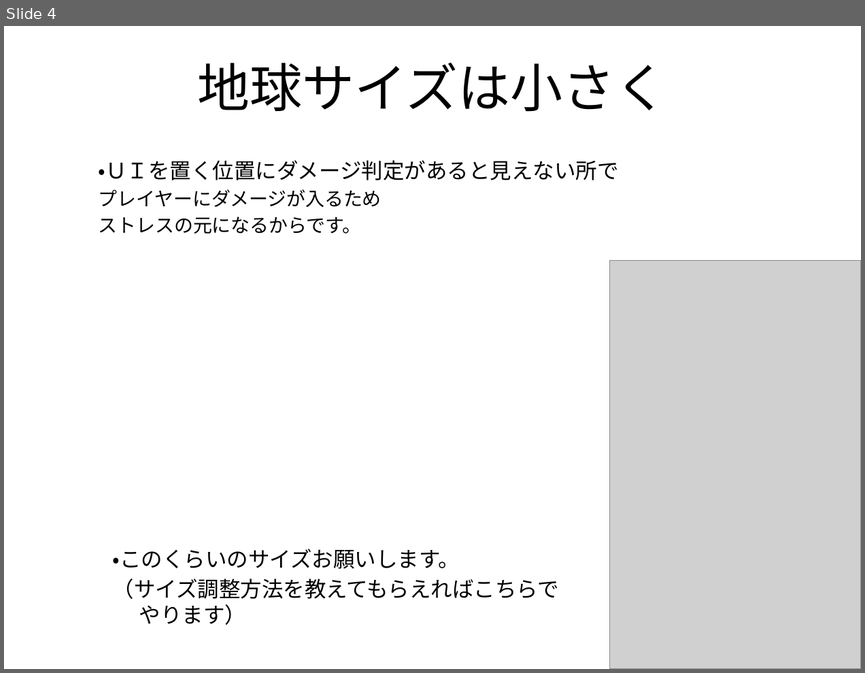
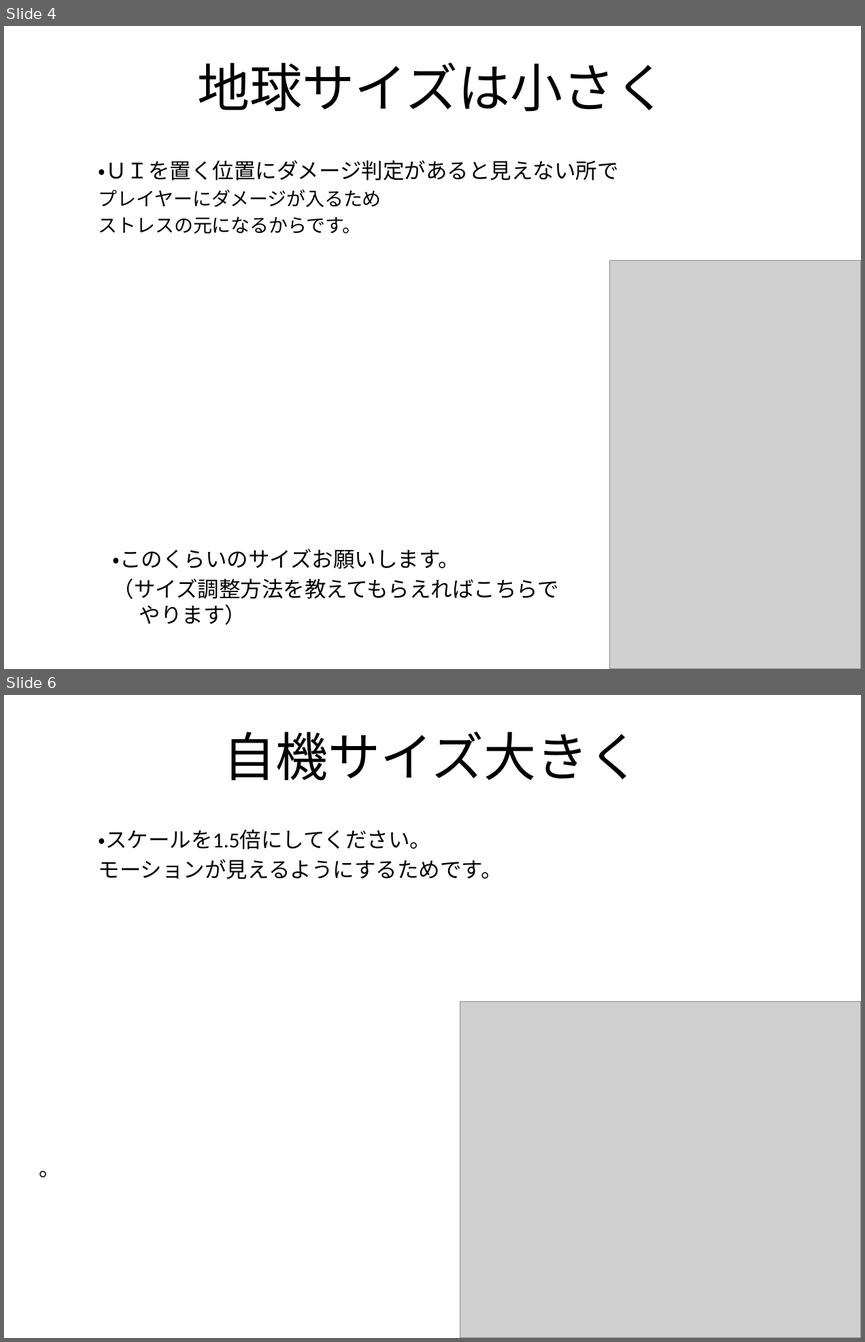
Before and after one commit to flash-kudo/shooting-01, a slide deck: project/資料/スマホ最適化縦STG_修正要望.pptx. Shown one above the other, each under a label of ours: slide 4 before the commit, slides 4 and 6 after it; the slides between them are not shown. The pictures are 865x673 and 865x1342 pixels, drawn with LibreOffice and Linux fonts; fonts in the diff are those of the drawing; grey boxes stand for pictures. Boxes give left, top, right and bottom in pixels: in the first picture for what was removed or moved away, otherwise in the second. Text is boxed around its words. In the diff, an @@ line names an element or a change of style, - is before the commit and + after.

```diff
--- a/project/資料/スマホ最適化縦STG_修正要望.pptx
+++ b/project/資料/スマホ最適化縦STG_修正要望.pptx
@@ slide 6 added at [4, 695, 861, 1338], background #FFFFFF @@
@@ title added at [224, 732, 641, 781], 44 pt, text #000000 @@
+自機サイズ大きく
@@ text added at [99, 829, 502, 879], 18 pt, text #000000 @@
+  ・スケールを1.5倍にしてください。
+  モーションが見えるようにするためです。
@@ picture added at [460, 1001, 861, 1338] @@
@@ text added at [39, 1170, 60, 1177], 18 pt, text #000000 @@
+。
```
Also in this commit, not shown: 2 other slides added.
